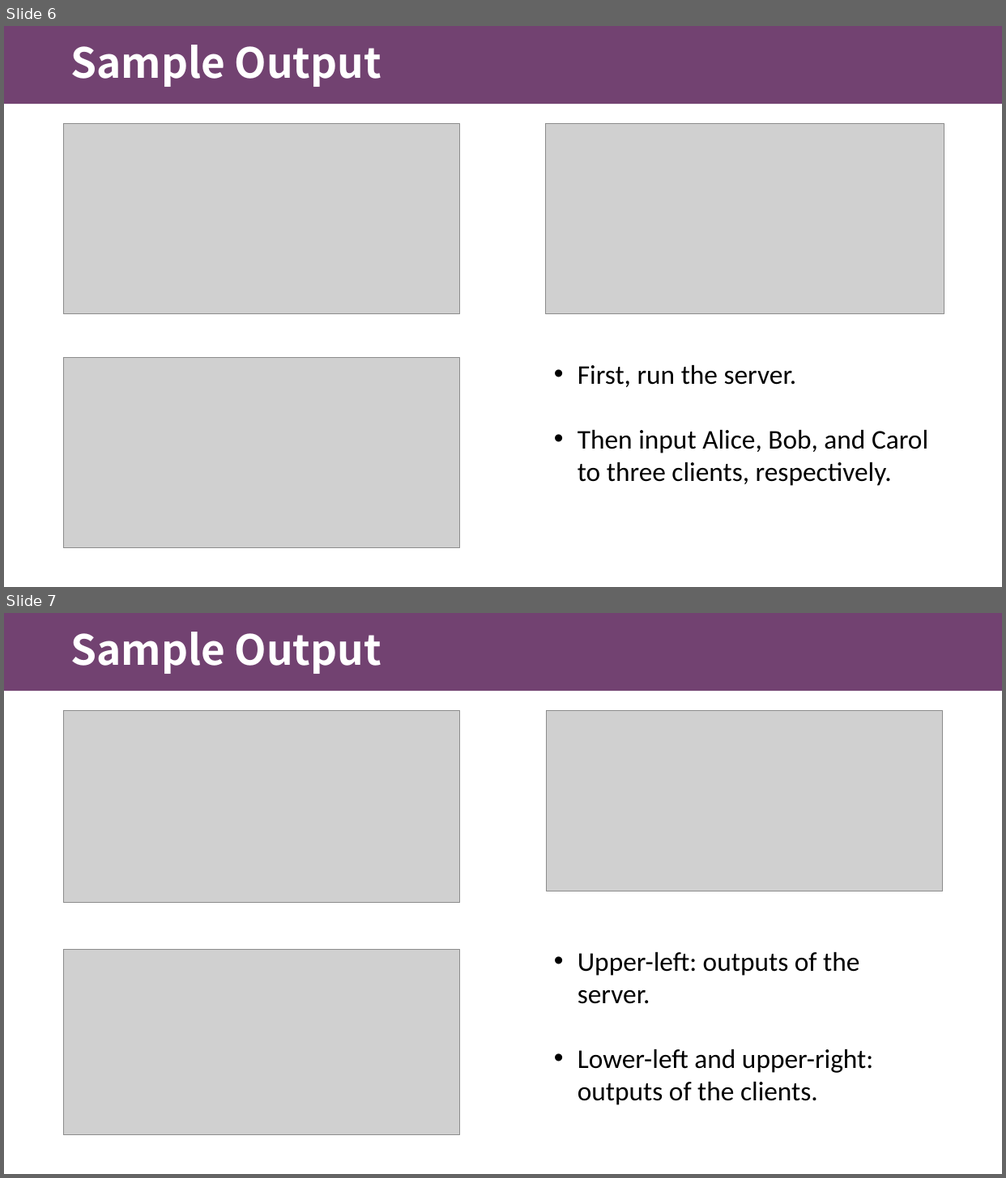
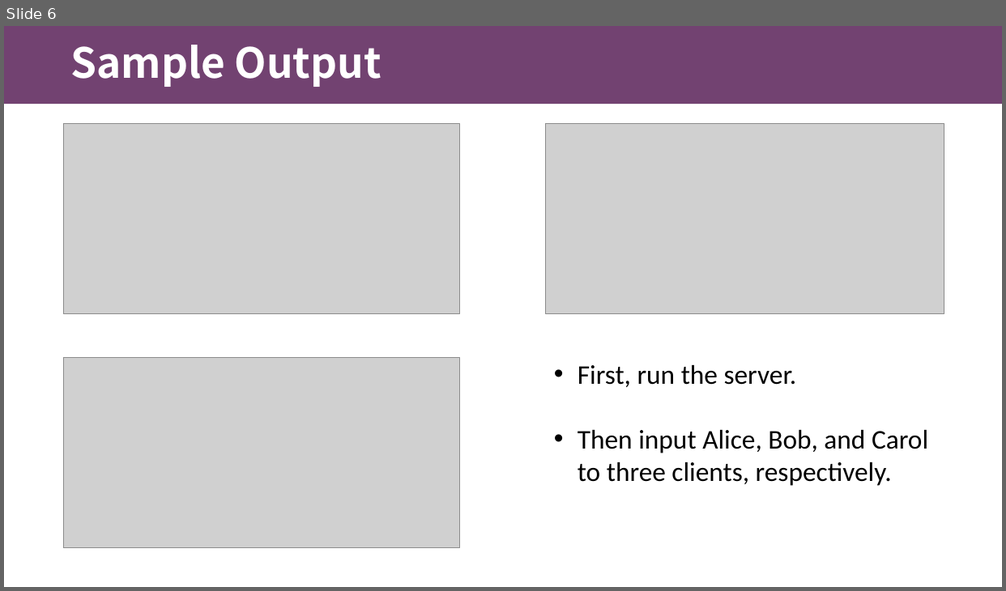
Before and after one commit to Guiliang/courses, a slide deck: cuhk-csc-1004/slides/CSC1004 Tutorial 2.pptx. Shown one above the other, each under a label of ours: slides 6 and 7 before the commit, slide 6 after it. The pictures are 1006x1178 and 1006x591 pixels, drawn with LibreOffice and Linux fonts; fonts in the diff are those of the drawing; grey boxes stand for pictures; background and template pictures are left out. Boxes give left, top, right and bottom in pixels: in the first picture for what was removed or moved away, otherwise in the second. Text is boxed around its words. In the diff, an @@ line names an element or a change of style, - is before the commit and + after.

```diff
--- a/cuhk-csc-1004/slides/CSC1004 Tutorial 2.pptx
+++ b/cuhk-csc-1004/slides/CSC1004 Tutorial 2.pptx
@@ slide 7 removed at box(4, 613, 1002, 1174), background #FFFFFF; not listed: 1 template element that a slide beside it also shows @@
@@ title removed at box(70, 632, 381, 674) @@
-Sample Output
@@ picture removed at box(63, 711, 459, 903) @@
@@ picture removed at box(547, 711, 943, 892) @@
@@ picture removed at box(63, 950, 459, 1135) @@
@@ text removed at box(577, 952, 873, 1105) @@
-• Upper-left: outputs of the server.
-• Lower-left and upper-right: outputs of the clients.
```
Also in this commit, not shown: 4 slides changed, 3 slides added, 1 other slide removed, 4 other files.
